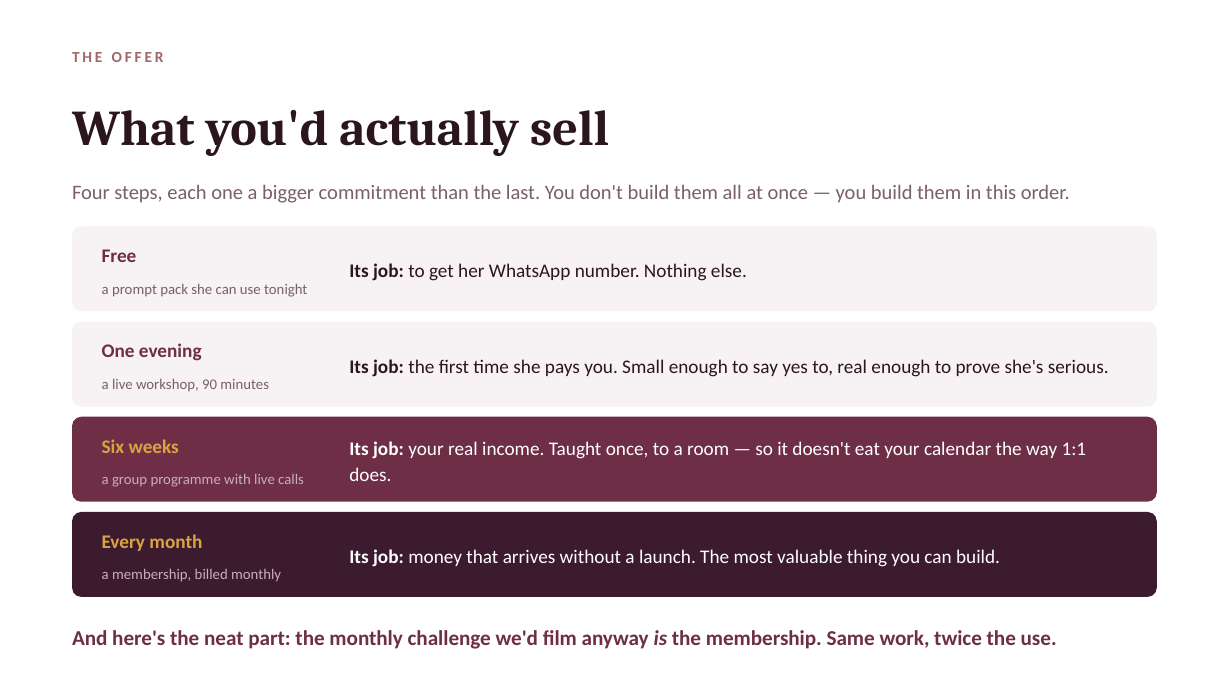
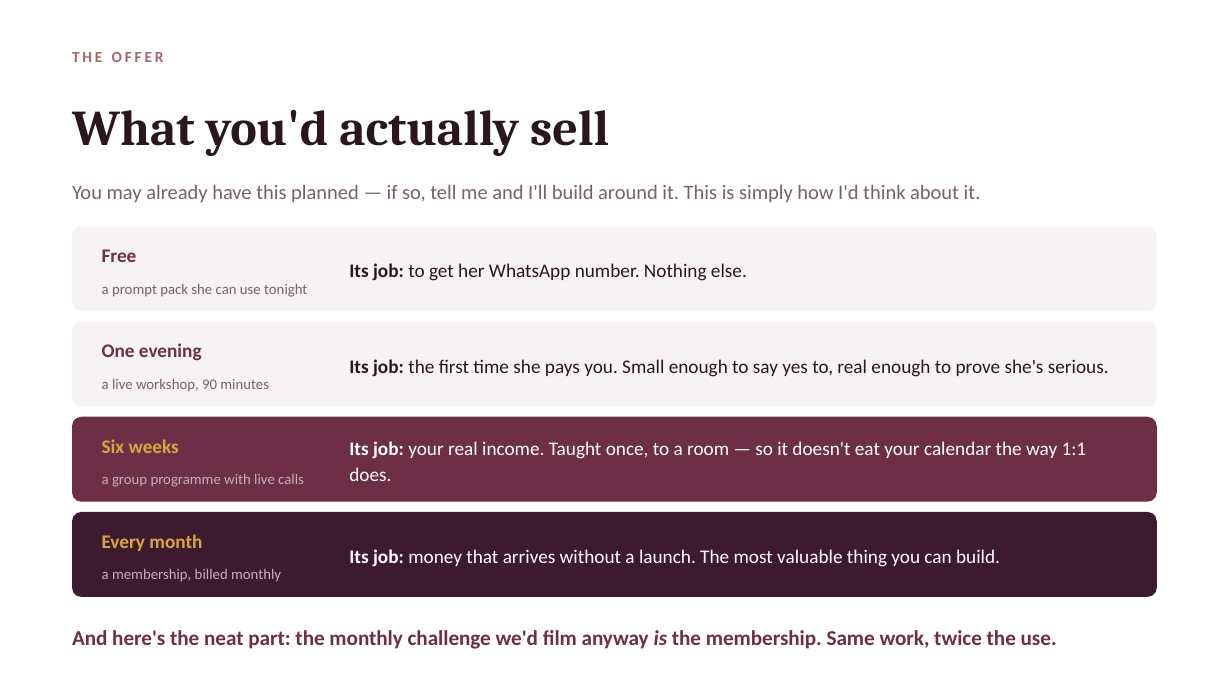
Before and after one commit to productionxin/Assets, a slide deck: slide 19 of clients/juhi-agarwal-nexther/neXtHer-What-I-Found.pptx. Drawn at 1232x693 pixels with LibreOffice and Linux fonts; fonts in the diff are those of the drawing. Boxes give left, top, right and bottom in pixels: in the first picture for what was removed or moved away, otherwise in the second. Text is boxed around its words. In the diff, an @@ line names an element or a change of style, - is before the commit and + after.

```diff
--- a/clients/juhi-agarwal-nexther/neXtHer-What-I-Found.pptx
+++ b/clients/juhi-agarwal-nexther/neXtHer-What-I-Found.pptx
@@ text at <box>72,185,981,203</box>: text changed @@
-Four steps, each one a bigger commitment than the last. You don't build them all at once — you build them in this order.
+You may already have this planned — if so, tell me and I'll build around it. This is simply how I'd think about it.
```
Also in this commit, not shown: 3 other files.
